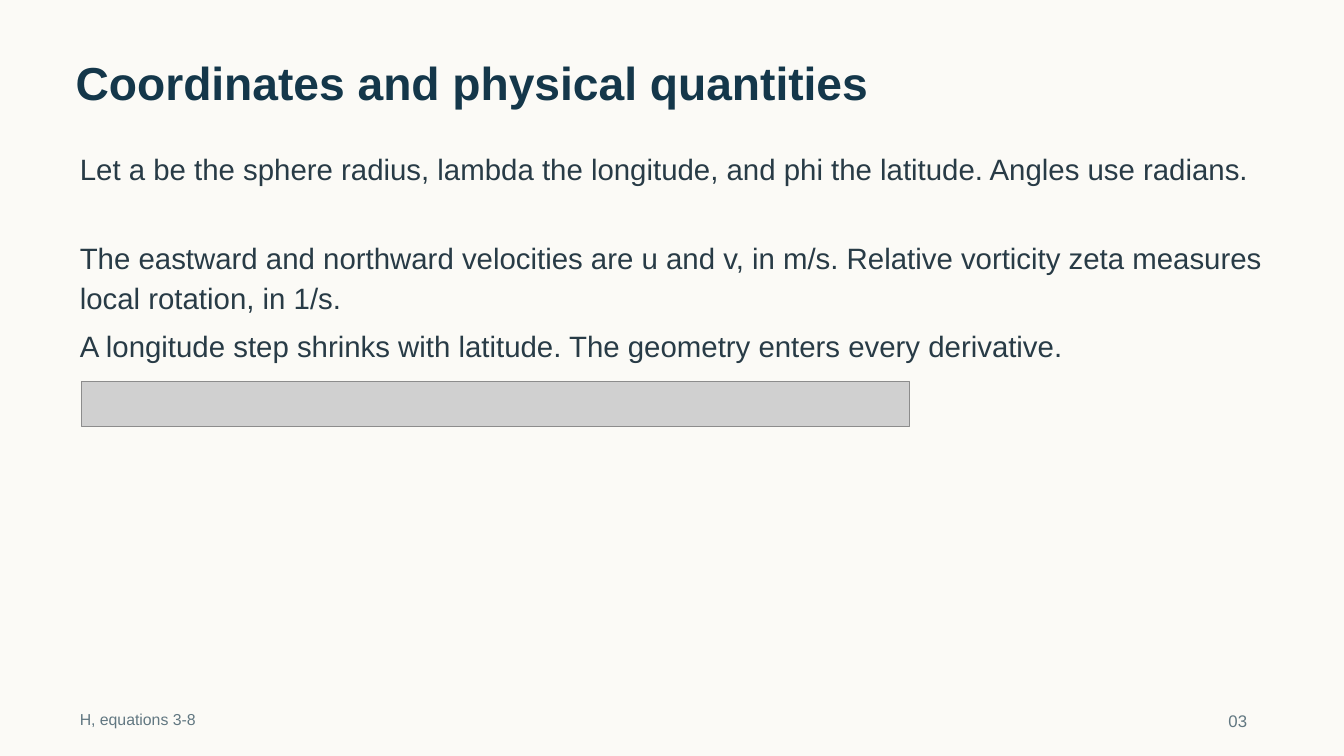
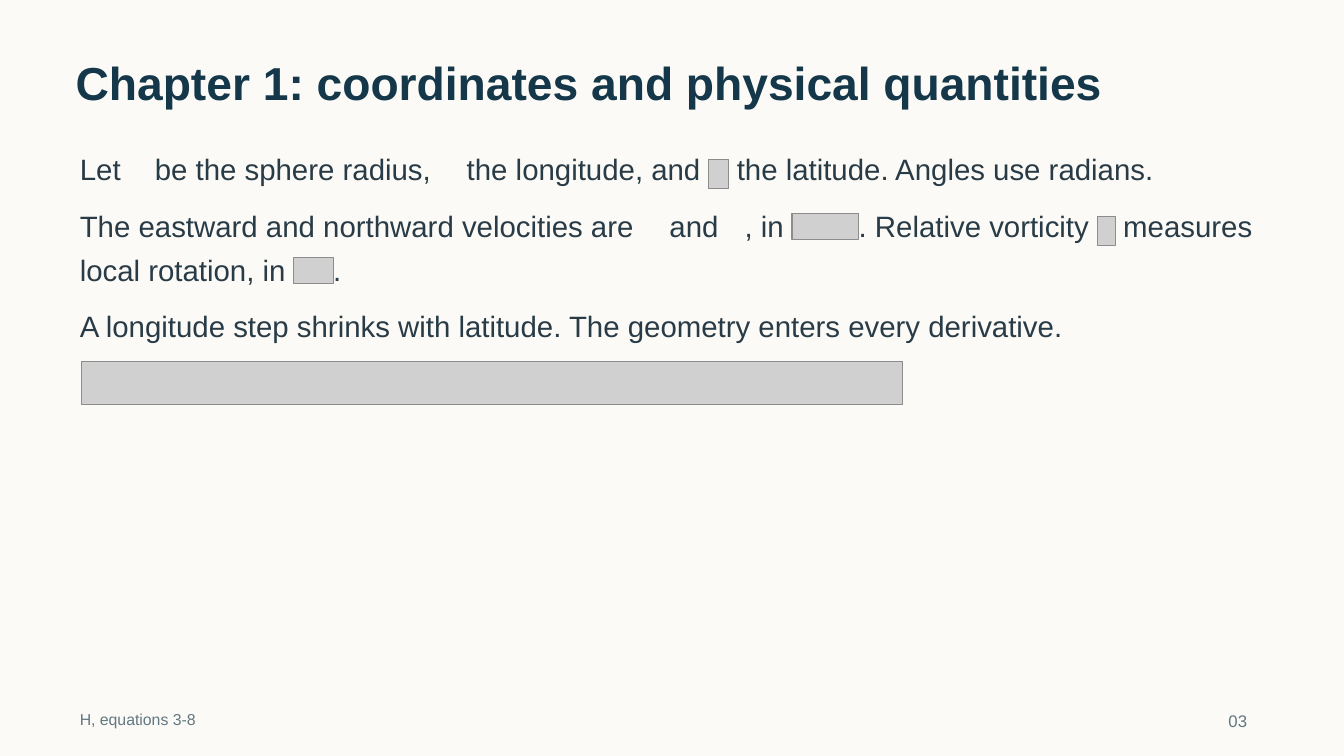
Before and after one commit to tglanz/climatology, a slide deck: slide 3 of presentations/bve-harmonics-sfno/bve-harmonics-sfno.pptx. Drawn at 1344x756 pixels with LibreOffice and Linux fonts; fonts in the diff are those of the drawing; grey boxes stand for pictures; background and template pictures are left out. Boxes give left, top, right and bottom in pixels: in the first picture for what was removed or moved away, otherwise in the second. Text is boxed around its words. In the diff, an @@ line names an element or a change of style, - is before the commit and + after.

Commit message:
Improve BVE lecture with formal SHT and Gaussian quadrature chapter

```diff
--- a/presentations/bve-harmonics-sfno/bve-harmonics-sfno.pptx
+++ b/presentations/bve-harmonics-sfno/bve-harmonics-sfno.pptx
@@ text at (76, 66, 1101, 110): text changed @@
-Coordinates and physical quantities
+Chapter 1: coordinates and physical quantities
@@ text removed at (80, 158, 1248, 186) @@
-Let a be the sphere radius, lambda the longitude, and phi the latitude. Angles use radians.
@@ text added at (155, 158, 431, 186), 21 pt, text #283B46 @@
+be the sphere radius,
@@ text added at (467, 158, 700, 186), 21 pt, text #283B46 @@
+the longitude, and
@@ picture added at (709, 160, 729, 190) @@
@@ text added at (737, 158, 1154, 186), 21 pt, text #283B46 @@
+the latitude. Angles use radians.
@@ text added at (80, 215, 633, 238), 21 pt, text #283B46 @@
+The eastward and northward velocities are
@@ text added at (669, 215, 718, 238), 21 pt, text #283B46 @@
+and
@@ text added at (761, 215, 784, 237), 21 pt, text #283B46 @@
+, in
@@ picture added at (792, 214, 859, 240) @@
@@ text added at (875, 215, 1089, 243), 21 pt, text #283B46 @@
+. Relative vorticity
@@ picture added at (1098, 217, 1116, 246) @@
@@ text added at (1123, 221, 1252, 238), 21 pt, text #283B46 @@
+measures
@@ text removed at (80, 247, 1261, 313) @@
-The eastward and northward velocities are u and v, in m/s. Relative vorticity zeta measures local rotation, in 1/s.
@@ text added at (80, 259, 286, 285), 21 pt, text #283B46 @@
+local rotation, in
@@ picture added at (294, 257, 334, 283) @@
@@ text added at (334, 247, 346, 291), 21 pt, text #283B46 @@
+.
@@ text "A longitude step shrinks with ...": place and size @@
-text "A longitude step shrinks with ..." at (80, 335, 1062, 363)
+text "A longitude step shrinks with ..." at (80, 315, 1062, 343)
@@ picture removed at (82, 381, 909, 426) @@
@@ picture added at (82, 362, 902, 405) @@
```
Also in this commit, not shown: 28 other slides changed, 19 slides added, 1 slide removed, 4 other files.
